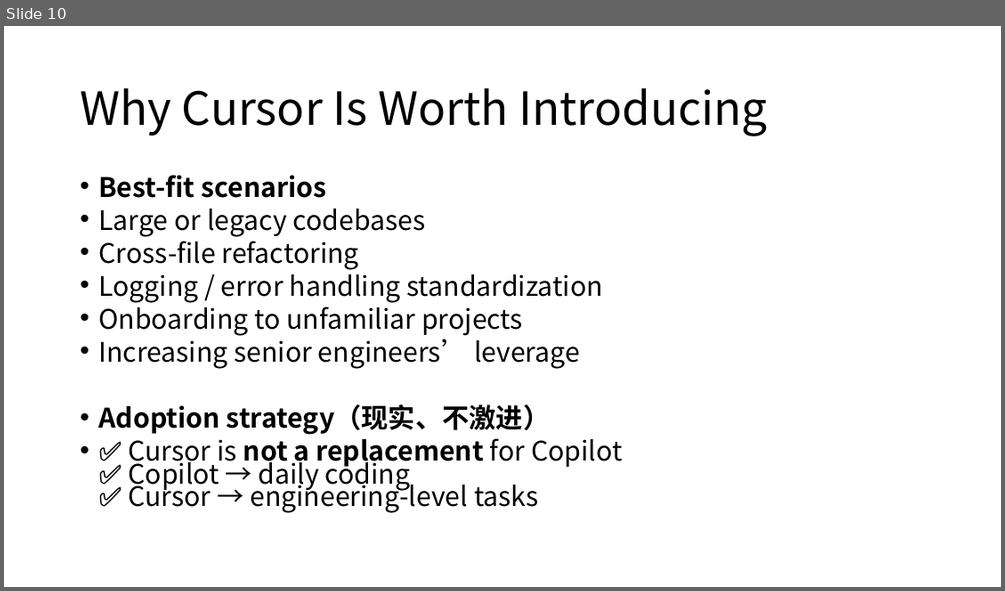
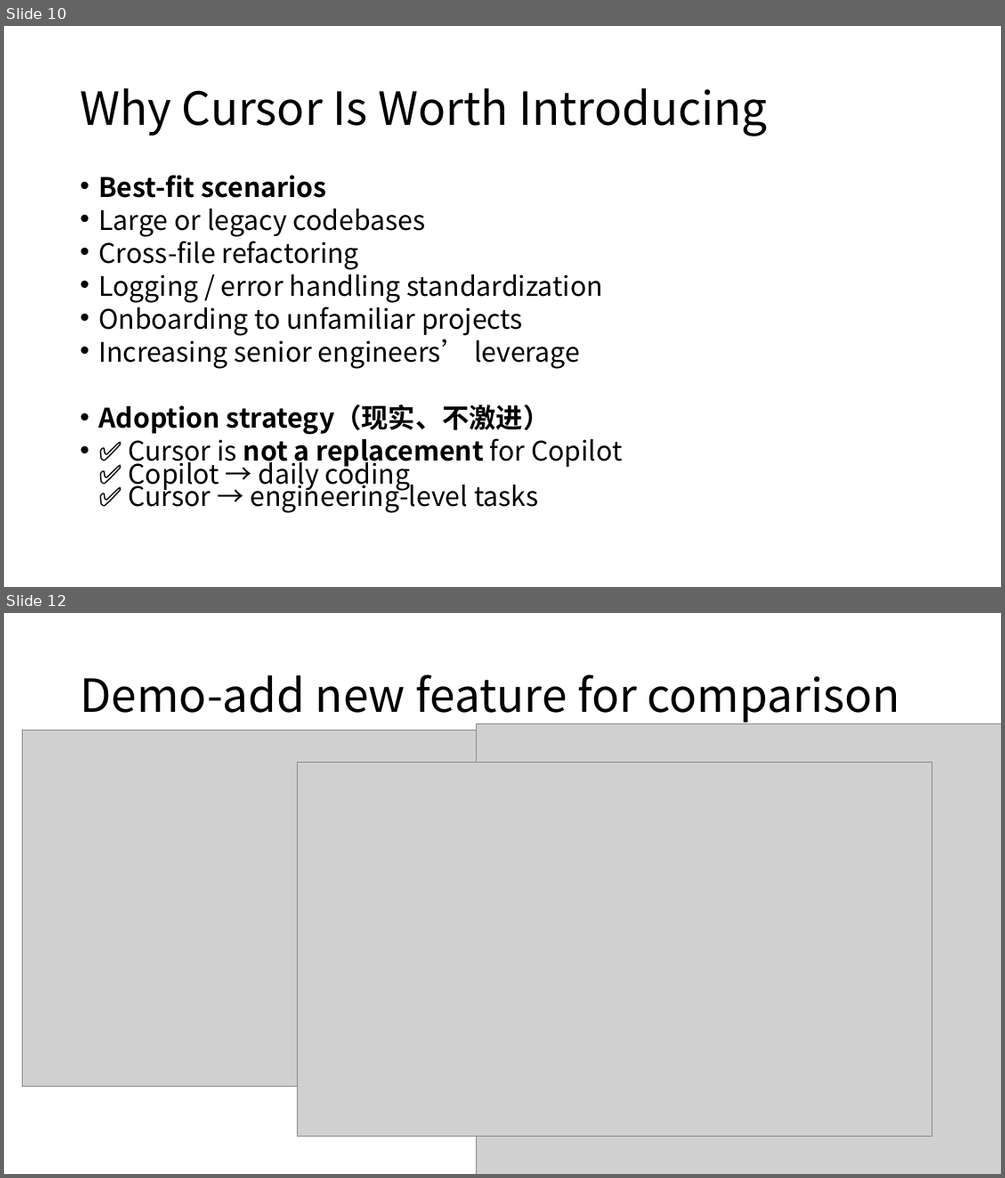
Before and after one commit to LiuHarry1/material_repo, a slide deck: cursor_intro.pptx. Shown one above the other, each under a label of ours: slide 10 before the commit, slides 10 and 12 after it; the slides between them are not shown. The pictures are 1005x591 and 1005x1178 pixels, drawn with LibreOffice and Linux fonts; fonts in the diff are those of the drawing; grey boxes stand for pictures. Boxes give left, top, right and bottom in pixels: in the first picture for what was removed or moved away, otherwise in the second. Text is boxed around its words. In the diff, an @@ line names an element or a change of style, - is before the commit and + after.

```diff
--- a/cursor_intro.pptx
+++ b/cursor_intro.pptx
@@ slide 12 added at (x1=4, y1=613, x2=1001, y2=1174), background #FFFFFF @@
@@ title added at (x1=80, y1=674, x2=900, y2=722), 44 pt, text #000000 @@
+Demo-add new feature for comparison
@@ picture added at (x1=22, y1=730, x2=476, y2=1086) @@
@@ picture added at (x1=476, y1=724, x2=1001, y2=1174) @@
@@ picture added at (x1=297, y1=762, x2=933, y2=1136) @@
```
Also in this commit, not shown: 1 slide changed, 4 other slides added.
